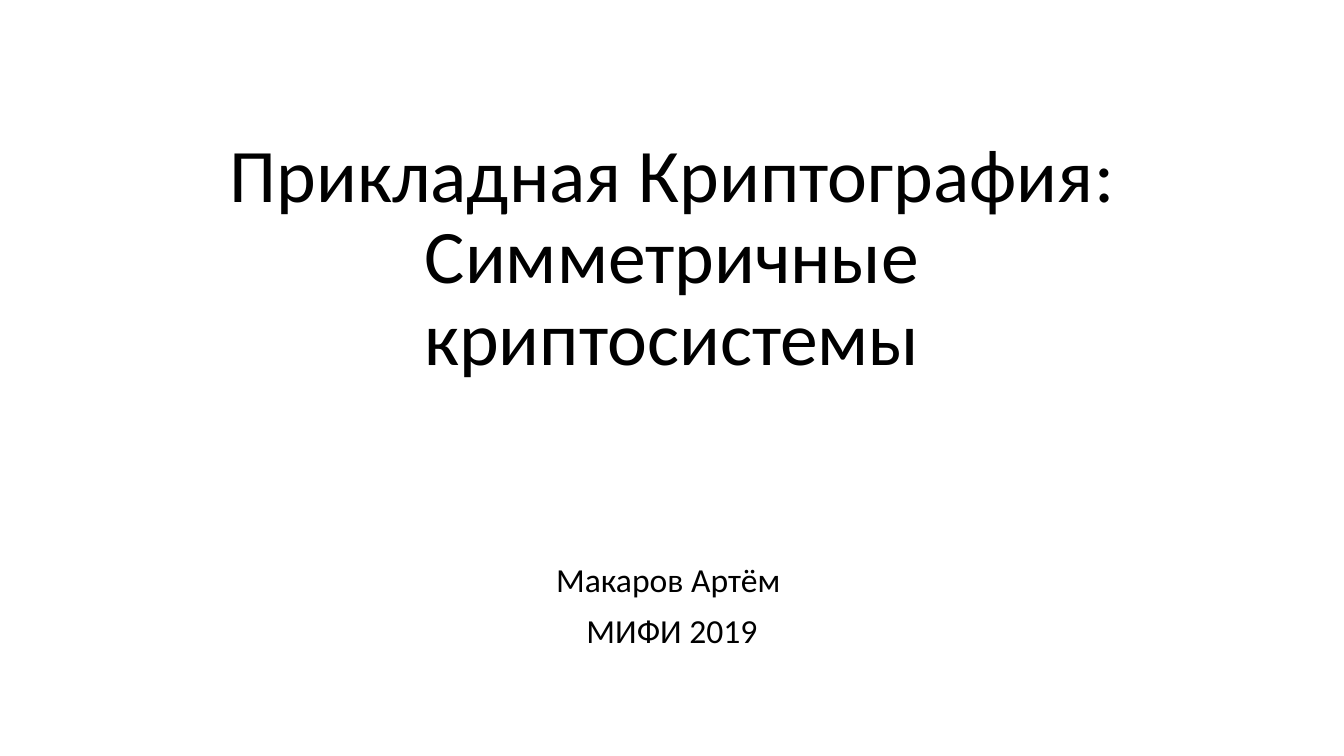
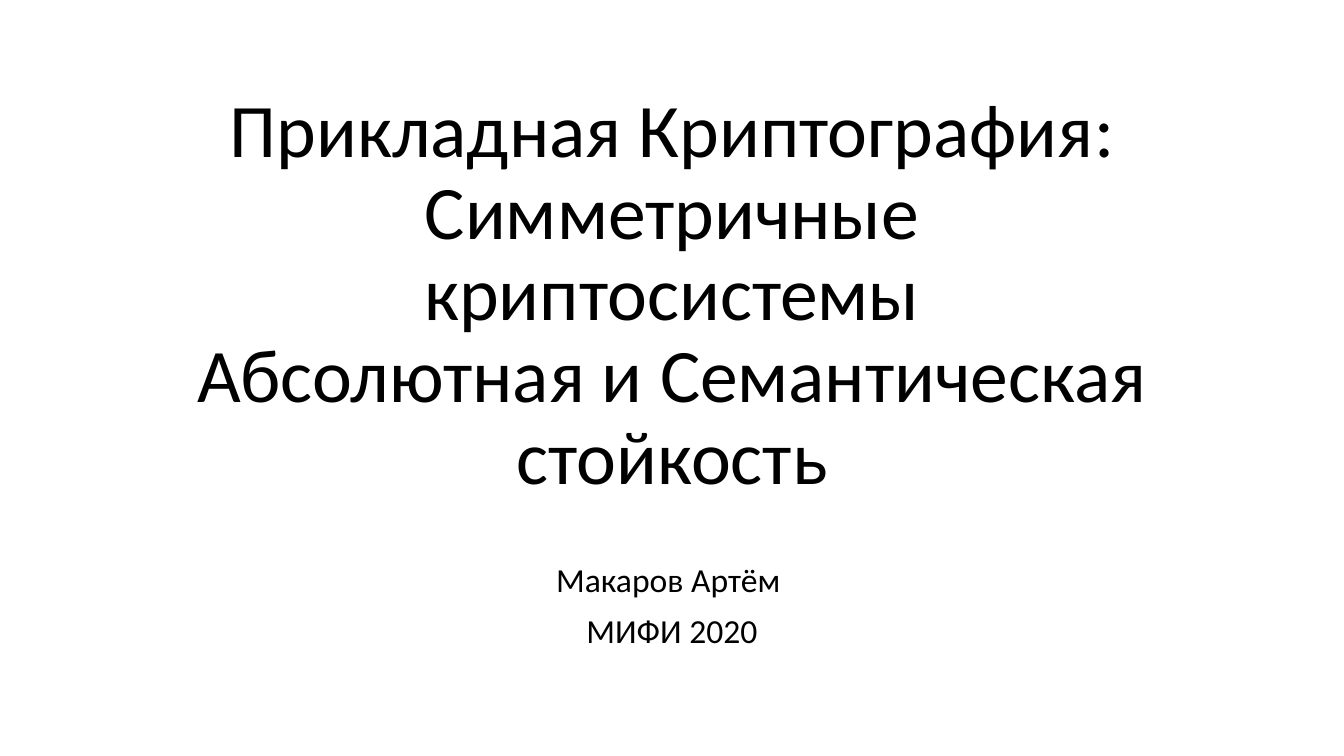
Before and after one commit to CryptoCourse/CryptoLectures, a slide deck: slide 1 of Lectures/Lecture1.pptx. Drawn at 1344x756 pixels with LibreOffice and Linux fonts; fonts in the diff are those of the drawing. Boxes give left, top, right and bottom in pixels: in the first picture for what was removed or moved away, otherwise in the second. Text is boxed around its words. In the diff, an @@ line names an element or a change of style, - is before the commit and + after.

```diff
--- a/Lectures/Lecture1.pptx
+++ b/Lectures/Lecture1.pptx
@@ title at bbox=[197, 106, 1146, 485]: text changed @@
-Прикладная Криптография:
-Симметричные криптосистемы
+Прикладная Криптография:
+Симметричные криптосистемы
+Абсолютная и Cемантическая стойкость
@@ subtitle at bbox=[586, 620, 757, 644]: text changed @@
-МИФИ 2019
+МИФИ 2020
```
Also in this commit, not shown: 3 other slides changed, 3 slides added, 18 slides removed, 1 other file.
